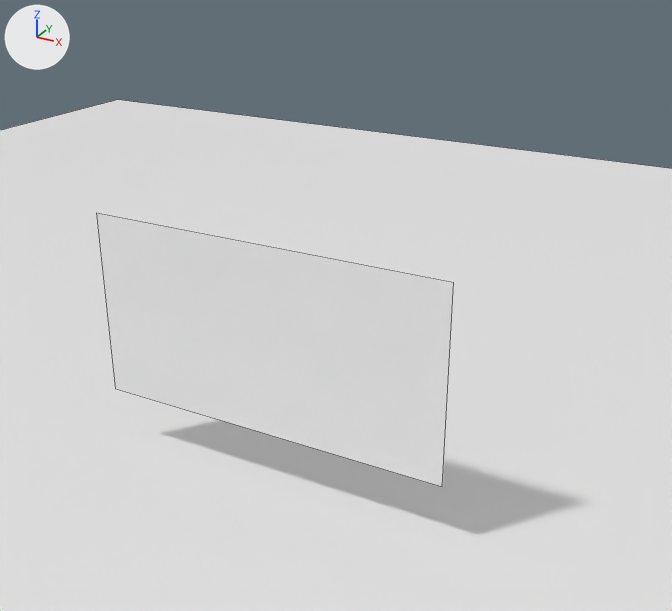
What one commit did to the Blender file src/MainVisual/blend-files/recollection.blend.
The view is the same before and after, from a camera (50 mm lens) standing at (6.02, -8.95, 7.47) and looking at (1.15, -0.1, 3.05). The lights are fixed; the arrows at upper left show +X, +Y and +Z. Mesh edges are drawn as thin lines.

Names of what the first picture shows: 'Ground', 'Screen'.
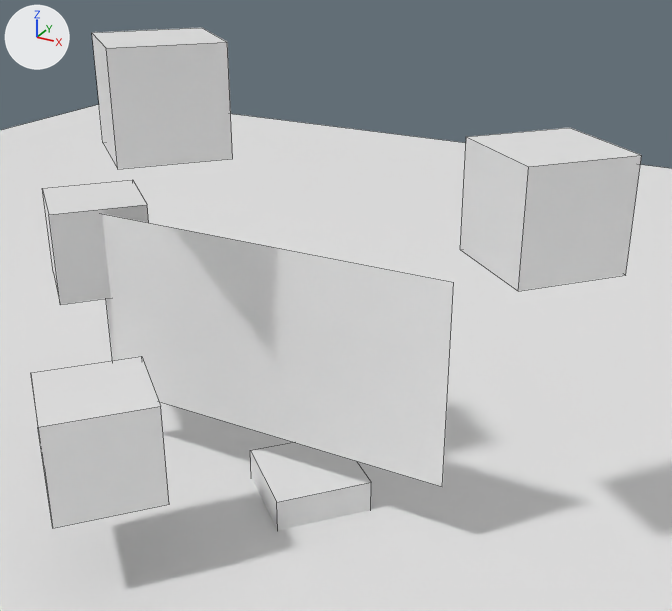
The change, as a list of edits to the scene's bpy script:
```text
Add me_cube_004:
    me_cube_004.from_pydata(...)  # a box spanning x -1.0..1.0, y -1.0..1.0, z -1.0..1.0
Add ob_cube_004:
    ob_cube_004 = bpy.data.objects.new('Cube.004', me_cube_004)
    ob_cube_004.location = (-2.99, 0.4, 3.0)
    ob_cube_004.rotation_euler = (0.0, 0.0, -0.72)  # degrees (0, 0, -41)
    ob_cube_004.scale = (0.644, 0.644, 0.644)
Add ob_cube_003:
    ob_cube_003 = bpy.data.objects.new('Cube.003', me_cube_004.copy())
    ob_cube_003.location = (-0.91, -0.49, 5.39)
    ob_cube_003.rotation_euler = (0.0, 0.0, -0.72)  # degrees (0, 0, -41)
    ob_cube_003.scale = (0.644, 0.644, 0.644)
Add ob_cube_002:
    ob_cube_002 = bpy.data.objects.new('Cube.002', me_cube_004.copy())
    ob_cube_002.location = (3.38, 0.46, 4.47)
    ob_cube_002.rotation_euler = (0.0, 0.0, -0.72)  # degrees (0, 0, -41)
    ob_cube_002.scale = (0.644, 0.644, 0.644)
Add ob_cube_001:
    ob_cube_001 = bpy.data.objects.new('Cube.001', me_cube_004.copy())
    ob_cube_001.location = (-0.84, -2.16, 1.75)
    ob_cube_001.rotation_euler = (0.0, 0.0, -0.72)  # degrees (0, 0, -41)
    ob_cube_001.scale = (0.644, 0.644, 0.644)
Add ob_cube:
    ob_cube = bpy.data.objects.new('Cube', me_cube_004.copy())
    ob_cube.location = (0.56, 0.22, -0.21)
    ob_cube.rotation_euler = (0.0, 0.0, -0.72)  # degrees (0, 0, -41)
    ob_cube.scale = (0.644, 0.644, 0.644)
```

Boxes [x1, y1, x2, y2] around the edits, measured in the pictures (672 x 611 px):
'Cube.002', added
    after: [460, 128, 642, 291]
'Cube.001', added
    after: [31, 356, 169, 528]
'Cube.003', added
    after: [92, 28, 233, 169]
'Cube.004', added
    after: [42, 180, 149, 305]
'Cube', added
    after: [250, 442, 371, 530]
